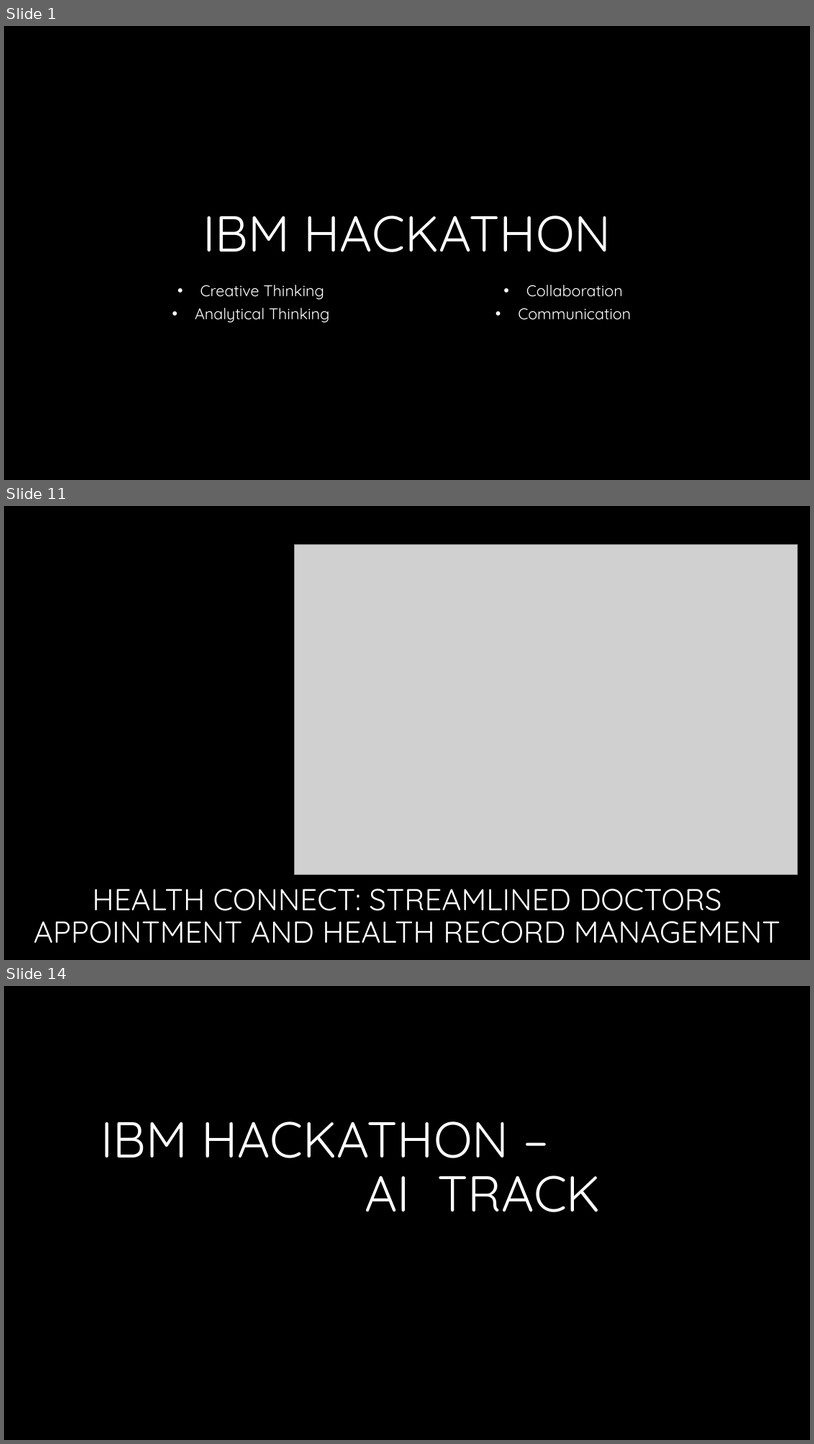
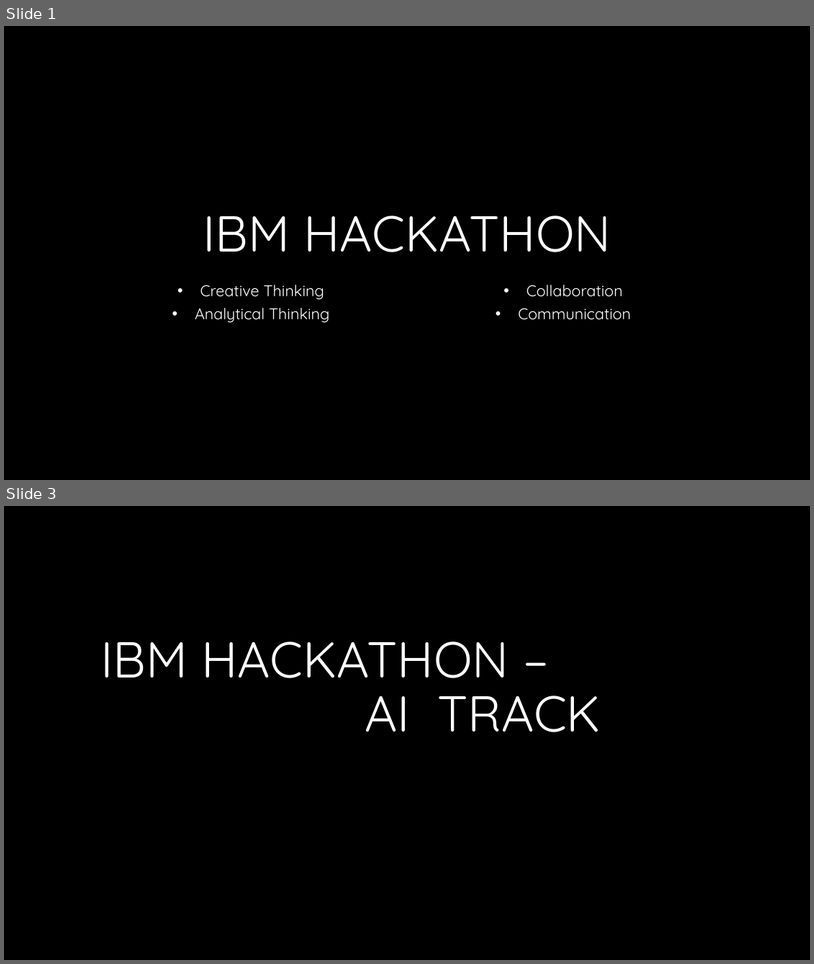
Before and after one commit to VictoriousMango/IBM-AI-Track, a slide deck: Basic Planner.pptx. Shown one above the other, each under a label of ours: slides 1, 11 and 14 before the commit, slides 1 and 3 after it; the slides between them are not shown. The pictures are 814x1444 and 814x964 pixels, drawn with LibreOffice and Linux fonts; fonts in the diff are those of the drawing; grey boxes stand for pictures; background and template pictures are left out. Boxes give left, top, right and bottom in pixels: in the first picture for what was removed or moved away, otherwise in the second. Text is boxed around its words. In the diff, an @@ line names an element or a change of style, - is before the commit and + after.

```diff
--- a/Basic Planner.pptx
+++ b/Basic Planner.pptx
@@ slide 11 removed at (4,506,810,960), background #000000 @@
@@ picture removed at (294,544,797,874) @@
@@ title removed at (34,888,781,943) @@
-HEALTH CONNECT: STREAMLINED DOCTORS APPOINTMENT AND HEALTH RECORD MANAGEMENT
@@ what was slide 14 is now slide 3 @@
```
Also in this commit, not shown: 1 slide changed, 10 other slides removed.
